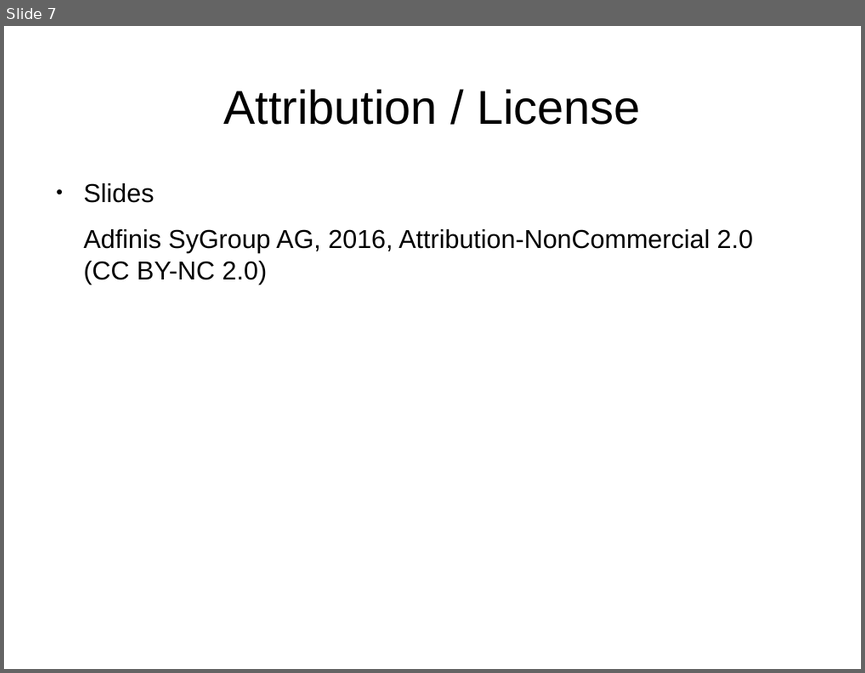
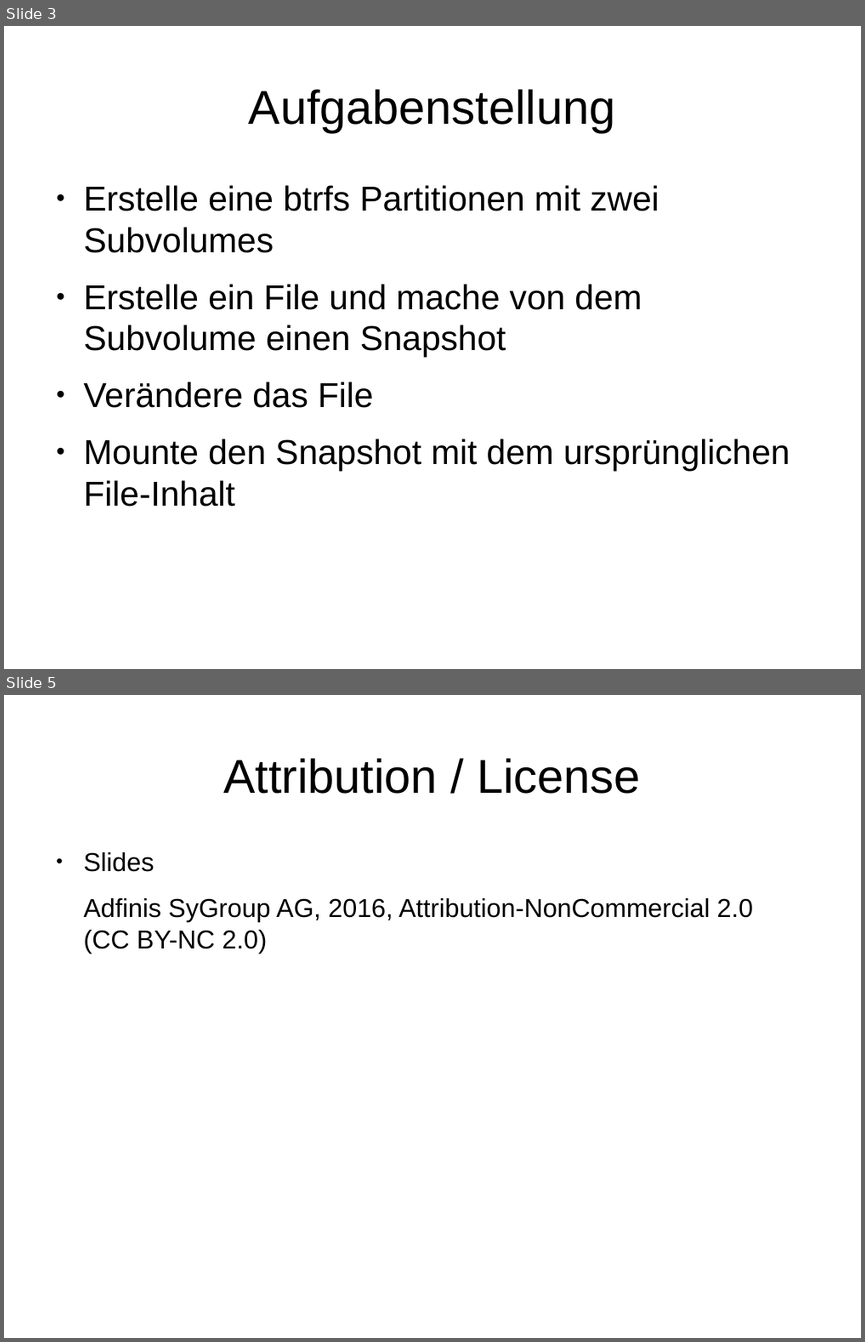
Before and after one commit to adfinis/adsy-trainings, a slide deck: SSA_SUSE-System-Administration/1003_btrfs/modul_btrfs_1003_03_handson.odp. Shown one above the other, each under a label of ours: slide 7 before the commit, slides 3 and 5 after it; the slides between them are not shown. The pictures are 865x673 and 865x1342 pixels, drawn with LibreOffice and Linux fonts; fonts in the diff are those of the drawing. Boxes give left, top, right and bottom in pixels: in the first picture for what was removed or moved away, otherwise in the second. Text is boxed around its words. In the diff, an @@ line names an element or a change of style, - is before the commit and + after.

Commit message:
Finalize draft of btrfs content

```diff
--- a/SSA_SUSE-System-Administration/1003_btrfs/modul_btrfs_1003_03_handson.odp
+++ b/SSA_SUSE-System-Administration/1003_btrfs/modul_btrfs_1003_03_handson.odp
@@ slide 3 added at bbox=[4, 26, 861, 669], background #FFFFFF @@
@@ title added at bbox=[249, 89, 616, 132], 44 pt, text #000000 @@
+Aufgabenstellung
@@ text added at bbox=[84, 185, 790, 506], 32 pt, text #000000 @@
+● Erstelle eine btrfs Partitionen mit zwei Subvolumes
+● Erstelle ein File und mache von dem Subvolume einen Snapshot
+● Verändere das File
+● Mounte den Snapshot mit dem ursprünglichen File-Inhalt
@@ what was slide 7 is now slide 5 @@
```
Also in this commit, not shown: 1 slide changed, 2 other slides added, 5 slides removed, 5 other files.
